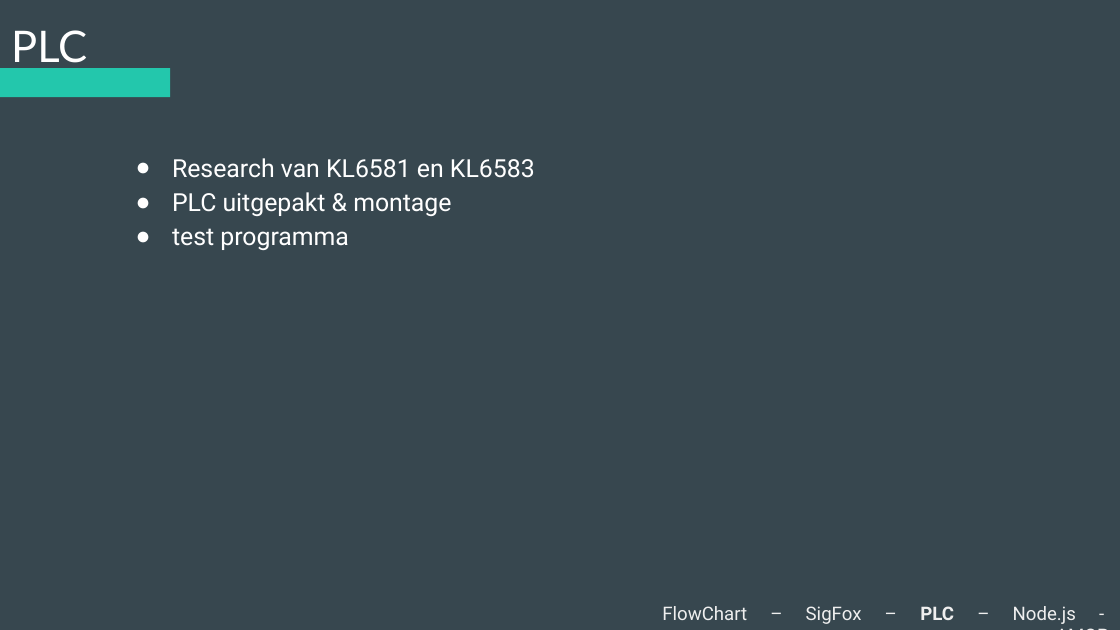
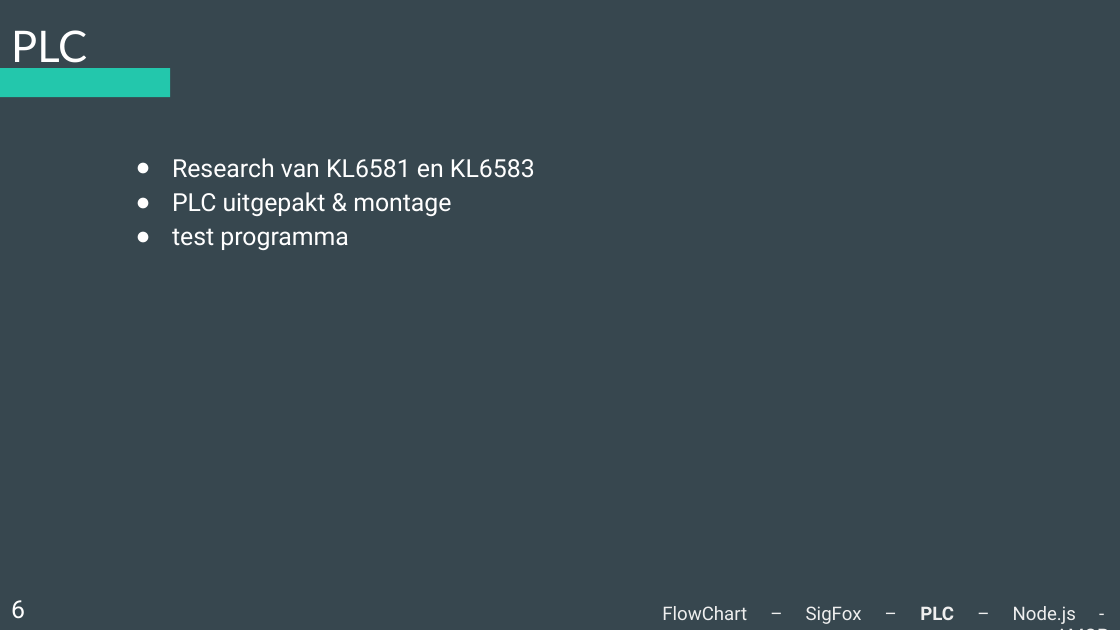
Before and after one commit to Koffiejoe/IA-EnOcean, a slide deck: slide 6 of Presentaties/2Wekelijkse PowerPoint/nieuweppt.pptx. Drawn at 1120x630 pixels with LibreOffice and Linux fonts; fonts in the diff are those of the drawing. Boxes give left, top, right and bottom in pixels: in the first picture for what was removed or moved away, otherwise in the second. Text is boxed around its words. In the diff, an @@ line names an element or a change of style, - is before the commit and + after.

```diff
--- a/Presentaties/2Wekelijkse PowerPoint/nieuweppt.pptx
+++ b/Presentaties/2Wekelijkse PowerPoint/nieuweppt.pptx
@@ text added at bbox=[11, 600, 25, 619], 16 pt, text #FFFFFF @@
+6
```
Also in this commit, not shown: 6 other slides changed, 1 slide added, 3 other files.
